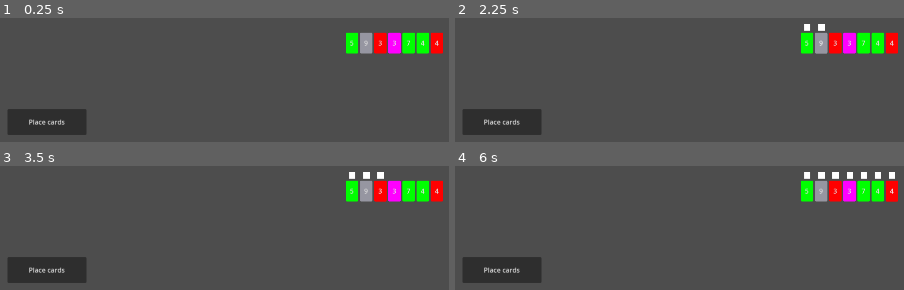
Above: before the commit, frames 1-4 (two rows, left to right).
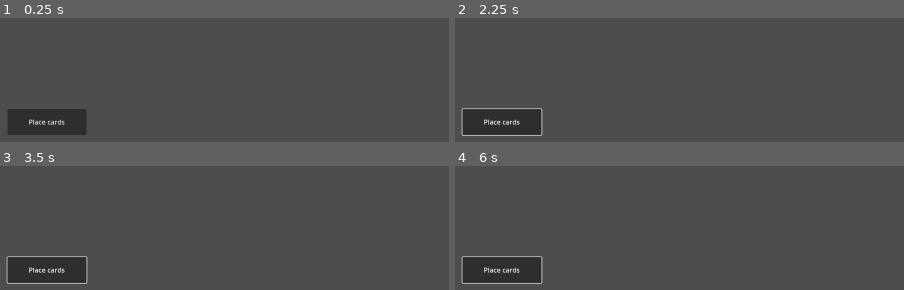
Above: after the commit, the same moments.

Repository: DronIgo/Siberian-Game-Jam-2025
Game: Godot game, scene res://Scenes/Game Logic/game_logic_test.tscn
Two runs of this game, one before a commit and one after it. Both use one fixed random seed, a clock stepped at 60 frames per second and the inputs below. This scene is started directly instead of the project's main scene.
Inputs (mouse positions are in pixels of both pictures, inside the frame that each line leads up to):
- Up to frame 1 (0.25 s): no input
- Up to frame 2 (2.25 s): click (805, 42) at 0.5 s, where only the run before the commit has a clickable "5"; click "Place cards" at 1.25 s; click (823, 42) at 2 s, where only the run before the commit has a clickable "9"
- Up to frame 3 (3.5 s): click (381, 190) at 2.75 s, where only the run before the commit has a clickable "3"
- Up to frame 4 (6 s): click (850, 190) at 3.5 s, where only the run before the commit has a clickable "3"; click (863, 190) at 4.25 s, where only the run before the commit has a clickable "7"; click (877, 190) at 5 s, where only the run before the commit has a clickable "4"; click (890, 190) at 5.75 s, where only the run before the commit has a clickable "4"

The runs differ from the first frame. In frame 1, 3.5% of the frame differs, in the area x 77-99%, y 11-30%; in frame 2, 4.1%; in frame 3, 4.2%; in frame 4, 4.5%, in the area x 1-99%, y 4-96%.
Error after the commit: Parse Error: Cannot find member "CARD_COLOR" in base "Card". (res://Scripts/Game)

Commit message:
Заготовка 3д сцены + наполнение рук картами

Diff:
--- /dev/null
+++ b/sib-game-jam-2025/Scenes/Table/card.tscn
@@ -0,0 +1,15 @@
+[gd_scene load_steps=4 format=3 uid="uid://lxyxtu86gwqx"]
+
+[ext_resource type="Script" uid="uid://gl3re7i7a8dr" path="res://Scripts/Table/Card.gd" id="1_b0j6s"]
+[ext_resource type="Texture2D" uid="uid://bwc1sg4revri8" path="res://Sprites/Table/card_red.png" id="1_hr2vp"]
+[ext_resource type="Texture2D" uid="uid://v14mq4v8dyxf" path="res://Sprites/Table/card_back.png" id="2_b0j6s"]
+
+[node name="Card" type="Node3D"]
+script = ExtResource("1_b0j6s")
+
+[node name="Front" type="Sprite3D" parent="."]
+texture = ExtResource("1_hr2vp")
+
+[node name="Back" type="Sprite3D" parent="."]
+transform = Transform3D(1, 0, 0, 0, 1, 0, 0, 0, 1, 0, 0, -0.01)
+texture = ExtResource("2_b0j6s")
--- /dev/null
+++ b/sib-game-jam-2025/Scenes/Table/cards_hand.tscn
@@ -0,0 +1,8 @@
+[gd_scene load_steps=3 format=3 uid="uid://2k40ei7w4s1c"]
+
+[ext_resource type="Script" uid="uid://nxjquuocgn2m" path="res://Scripts/Table/CardsHand.gd" id="1_dlc6h"]
+[ext_resource type="PackedScene" uid="uid://lxyxtu86gwqx" path="res://Scenes/Table/card.tscn" id="2_wgsao"]
+
+[node name="CardsHand" type="Node3D"]
+script = ExtResource("1_dlc6h")
+card_scene = ExtResource("2_wgsao")
--- /dev/null
+++ b/sib-game-jam-2025/Scenes/Table/table.tscn
@@ -0,0 +1,27 @@
+[gd_scene load_steps=4 format=3 uid="uid://cv3ksaqbetw7n"]
+
+[ext_resource type="Texture2D" uid="uid://d1nbbeiefm4px" path="res://Sprites/Table/mqufoghqzqooxcmtxhbbadthf1grx1bk.png" id="1_2orv5"]
+[ext_resource type="Script" uid="uid://b0fm3tiij7782" path="res://Scripts/Table/Table.gd" id="1_4w2lj"]
+[ext_resource type="PackedScene" uid="uid://2k40ei7w4s1c" path="res://Scenes/Table/cards_hand.tscn" id="2_65vo3"]
+
+[node name="Table" type="Node3D"]
+script = ExtResource("1_4w2lj")
+
+[node name="CSGBox3D" type="CSGBox3D" parent="."]
+transform = Transform3D(5, 0, 0, 0, 1, 0, 0, 0, 5, 0, -2, -2.5)
+
+[node name="Camera3D" type="Camera3D" parent="."]
+transform = Transform3D(1, 0, 0, 0, 0.965926, 0.258819, 0, -0.258819, 0.965926, 0, 0, 0)
+
+[node name="DirectionalLight3D" type="DirectionalLight3D" parent="."]
+transform = Transform3D(1, 0, 0, 0, -4.37114e-08, 1, 0, -1, -4.37114e-08, 0, 5, -5)
+
+[node name="Enemy" type="Sprite3D" parent="."]
+transform = Transform3D(0.75, 0, 0, 0, 0.75, 0, 0, 0, 0.75, 0, -0.25, -5)
+texture = ExtResource("1_2orv5")
+
+[node name="EnemyHand" parent="." instance=ExtResource("2_65vo3")]
+transform = Transform3D(-1, 0, -8.74228e-08, 0, 1, 0, 8.74228e-08, 0, -1, 0, 0, -4)
+
+[node name="PlayerHand" parent="." instance=ExtResource("2_65vo3")]
+transform = Transform3D(1, 0, 0, 0, 1, 0, 0, 0, 1, 0, -0.5, -1)
--- a/sib-game-jam-2025/Scripts/Common/EventBus.gd
+++ b/sib-game-jam-2025/Scripts/Common/EventBus.gd
@@ -1,3 +1,7 @@
 extends Node
 
+# dialog
 signal dialog_start(config_path: String)
+
+# table
+signal hand_add_card(player_id: int, card_type: Card.Type)
--- /dev/null
+++ b/sib-game-jam-2025/Scripts/Table/Card.gd
@@ -0,0 +1,23 @@
+class_name Card
+
+extends Node3D
+
+enum Type { RED, YELLOW, GREEN, BLUE, GRAY }
+
+var _front: Sprite3D
+var _type: Type
+
+func init(type: Type):
+	_type = type
+	_front = $Front
+	var texture_path = str("res://Sprites/Table/card_", _type_to_low_str(type),".png")
+	_front.texture = load(texture_path)
+
+func move(delta_x: float):
+	print(delta_x)
+	print(position.x)
+	position += Vector3(delta_x, 0, 0)
+	print(position.x)
+
+func _type_to_low_str(type: Type) -> String:
+	return str(Type.keys()[type]).to_lower()
--- /dev/null
+++ b/sib-game-jam-2025/Scripts/Table/CardsHand.gd
@@ -0,0 +1,17 @@
+class_name CardHand
+
+extends Node3D
+
+@export var card_scene: PackedScene
+@export var card_width: float = 40.0
+@export var cards_gap: float = 4.0
+
+var _current_cards: Array = []
+
+func add_card(type: Card.Type):
+	for card in _current_cards:
+		card.move(-1 * card_width / 100 - cards_gap / 100)
+	var card = card_scene.instantiate()
+	card.init(type)
+	add_child(card)
+	_current_cards.append(card)
--- /dev/null
+++ b/sib-game-jam-2025/Scripts/Table/Table.gd
@@ -0,0 +1,21 @@
+class_name Table
+
+extends Node3D
+
+@onready var _player_hand = $PlayerHand
+@onready var _enemy_hand = $EnemyHand
+
+var _hands: Array
+
+func _ready():
+	_hands = [_player_hand, _enemy_hand]
+	EventBus.hand_add_card.connect(_add_card_to_hand)
+	EventBus.hand_add_card.emit(0, Card.Type.RED)
+	EventBus.hand_add_card.emit(0, Card.Type.YELLOW)
+	EventBus.hand_add_card.emit(0, Card.Type.GREEN)
+	EventBus.hand_add_card.emit(0, Card.Type.GRAY)
+	EventBus.hand_add_card.emit(1, Card.Type.BLUE)
+	EventBus.hand_add_card.emit(1, Card.Type.GRAY)
+
+func _add_card_to_hand(player_id: int, card_type: Card.Type):
+	_hands[player_id].add_card(card_type)
Not shown, added: sib-game-jam-2025/Scripts/Table/Card.gd.uid
Not shown, added: sib-game-jam-2025/Scripts/Table/CardsHand.gd.uid
Not shown, added: sib-game-jam-2025/Scripts/Table/Table.gd.uid
Binary file added: sib-game-jam-2025/Sprites/Table/card_back.png
Not shown, added: sib-game-jam-2025/Sprites/Table/card_back.png.import
Binary file added: sib-game-jam-2025/Sprites/Table/card_blue.png
Not shown, added: sib-game-jam-2025/Sprites/Table/card_blue.png.import
Binary file added: sib-game-jam-2025/Sprites/Table/card_gray.png
Not shown, added: sib-game-jam-2025/Sprites/Table/card_gray.png.import
Binary file added: sib-game-jam-2025/Sprites/Table/card_green.png
Not shown, added: sib-game-jam-2025/Sprites/Table/card_green.png.import
Binary file added: sib-game-jam-2025/Sprites/Table/card_red.png
(and 5 more such lines)
